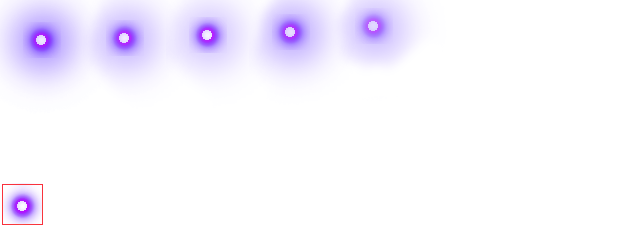
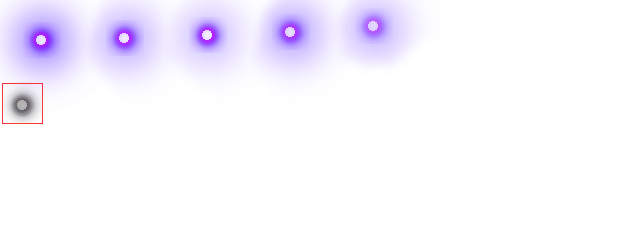
Comparing the layer stacks of the two 640x229 images. Changes:
added layer "Layer 11" above "Layer 7" over [2, 83, 43, 124]
painted on "Layer 7" over [2, 82, 43, 225]
